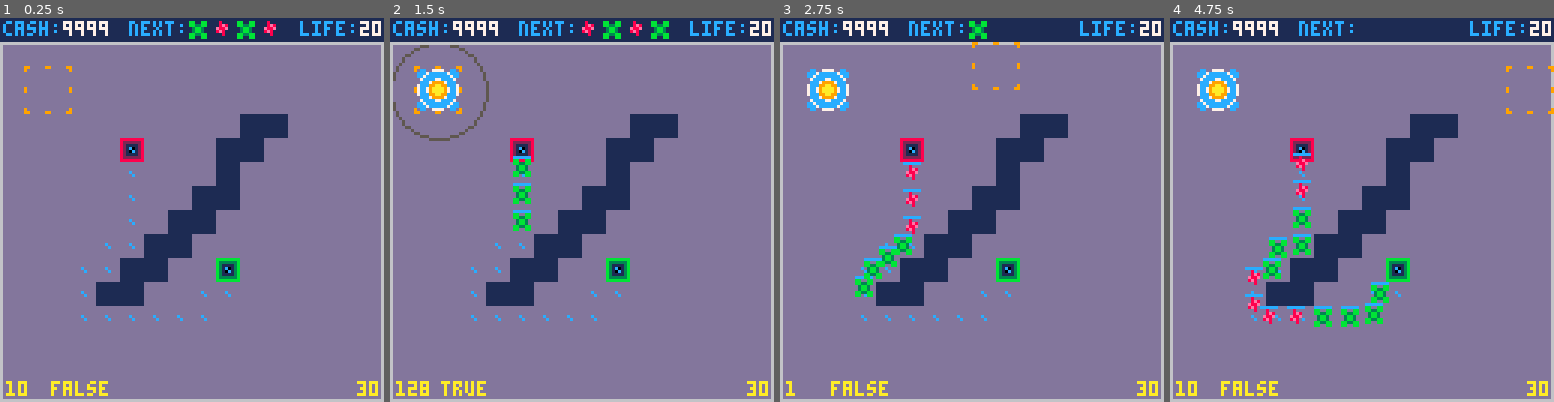
Above: before the commit, frames 1-4 (left to right).
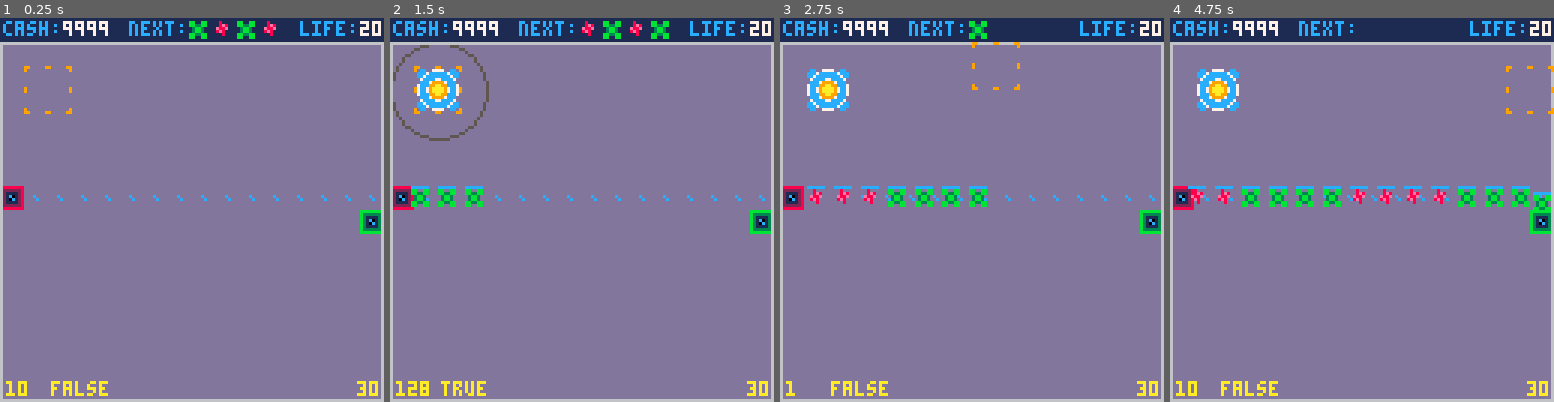
Above: after the commit, the same moments.

Repository: langchr86/pico-bubble-towers
Game: PICO-8 cartridge pico-proto.p8
Two runs of this game, one before a commit and one after it. Both use one fixed random seed, a clock stepped at 60 frames per second and the inputs below.
Inputs:
- Up to frame 1 (0.25 s): no input
- Up to frame 2 (1.5 s): tap X (X key) at 0.33, 1.07 s; tap O (Z key) at 0.7 s
- Up to frame 3 (2.75 s): hold Right 1.6-2.1 s; tap O (Z key) at 1.7, 2.1, 2.5 s; tap X (X key) at 1.85 s; hold Up 2.15-2.42 s; hold Right from 2.47 s (still down)
- Up to frame 4 (4.75 s): tap O (Z key) every 0.4 s from 2.9 to 4.5 s; tap X (X key) at 2.97, 4.08 s; release Right at 3.03 s; hold Left 3.08-3.58 s; hold Down 3.63-3.97 s; hold Right 4.02-4.68 s; hold Up from 4.73 s (still down)

The runs differ from the first frame. In frame 1, 7.7% of the frame differs, in the area x 0-100%, y 25-79%; in frame 2, 8.8%; in frame 3, 9.7%; in frame 4, 12%, in the area x 0-100%, y 25-81%.

Commit message:
do not allow to build on start/goal

Diff:
--- a/cursor.lua
+++ b/cursor.lua
@@ -49,7 +49,7 @@
 
 function Cursor:IsFree()
   local tile_pos = Point:New(self.pos.x / self.inc, self.pos.y / self.inc)
-  return Map:IsTileFree4(tile_pos)
+  return Map:CanBuildOnTile4(tile_pos)
 end
 
 function Cursor:Draw()
--- a/pico-proto.lua
+++ b/pico-proto.lua
@@ -12,7 +12,7 @@
   menu:Update()
 end
 
-map_index = 2
+map_index = 0
 Map:SetOffset(Point:New((map_index % kMapRowSize) * kMapSizeInTiles, (map_index \ kMapRowSize) * kMapSizeInTiles))
 
 wave_list = CreateWaveList(5)
--- a/pico-proto.p8
+++ b/pico-proto.p8
@@ -244,11 +244,11 @@
 020a0a0a0a0a0a0a0a0a0a0a0a0a0a04020a0a0a0a0a0a0a0a0a0a0a0a0a0a04020a0a0a0a110a0a0a09090a0a0a0a040000000000000000000000000000000000000000000000000000000000000000000000000000000000000000000000000000000000000000000000000000000000000000000000000000000000000000
 020a0a0a0a0a0a0a0a0a0a0a0a0a0a04020a0a0a0a0a0a0a0a0a0a0a0a0a0a04020a0a0a0a0a0a0a0a090a0a0a0a0a040000000000000000000000000000000000000000000000000000000000000000000000000000000000000000000000000000000000000000000000000000000000000000000000000000000000000000
 110a0a0a0a0a0a0a0a0a0a0a0a0a0a04020a0a0a0a0a0a0a0a0a0a0a0a0a0a04020a0a0a0a0a0a0a09090a0a0a0a0a040000000000000000000000000000000000000000000000000000000000000000000000000000000000000000000000000000000000000000000000000000000000000000000000000000000000000000
-020a0a0a0a0a0a0a0a0a0a0a0a0a0a12020a0a0a0a0a0a0a0a0a0a0a0a0a0a12020a0a0a0a0a0a09090a0a0a0a0a0a040000000000000000000000000000000000000000000000000000000000000000000000000000000000000000000000000000000000000000000000000000000000000000000000000000000000000000
+020a0a0a0a0a0a0a0a0a0a0a0a0a0a12020a0a0a0a0a0a0a0a0a0a0a0a0a0a04020a0a0a0a0a0a09090a0a0a0a0a0a040000000000000000000000000000000000000000000000000000000000000000000000000000000000000000000000000000000000000000000000000000000000000000000000000000000000000000
 020a0a0a0a0a0a0a0a0a0a0a0a0a0a04020a0a0a0a0a110a0a0a0a0a0a0a0a04020a0a0a0a0a09090a0a0a0a0a0a0a040000000000000000000000000000000000000000000000000000000000000000000000000000000000000000000000000000000000000000000000000000000000000000000000000000000000000000
 020a0a0a0a0a0a0a0a0a0a0a0a0a0a04020a0a0a0a0a0a0a0a0a0a0a0a0a0a04020a0a0a0a09090a0a120a0a0a0a0a040000000000000000000000000000000000000000000000000000000000000000000000000000000000000000000000000000000000000000000000000000000000000000000000000000000000000000
 020a0a0a0a0a0a0a0a0a0a0a0a0a0a04020a0a0a0a0a0a0a0a0a0a0a0a0a0a04020a0a0a09090a0a0a0a0a0a0a0a0a040000000000000000000000000000000000000000000000000000000000000000000000000000000000000000000000000000000000000000000000000000000000000000000000000000000000000000
-020a0a0a0a0a0a0a0a0a0a0a0a0a0a04020a0a0a0a0a0a0a0a0a0a0a0a0a0a04020a0a0a0a0a0a0a0a0a0a0a0a0a0a040000000000000000000000000000000000000000000000000000000000000000000000000000000000000000000000000000000000000000000000000000000000000000000000000000000000000000
+020a0a0a0a0a0a0a0a0a0a0a0a0a0a04020a0a0a0a0a0a0a0a0a0a0a120a0a04020a0a0a0a0a0a0a0a0a0a0a0a0a0a040000000000000000000000000000000000000000000000000000000000000000000000000000000000000000000000000000000000000000000000000000000000000000000000000000000000000000
 020a0a0a0a0a0a0a0a0a0a0a0a0a0a04020a0a0a0a0a0a0a0a0a0a0a0a0a0a04020a0a0a0a0a0a0a0a0a0a0a0a0a0a040000000000000000000000000000000000000000000000000000000000000000000000000000000000000000000000000000000000000000000000000000000000000000000000000000000000000000
 020a0a0a0a0a0a0a0a0a0a0a0a0a0a04020a0a0a0a0a0a0a0a0a0a0a0a0a0a04020a0a0a0a0a0a0a0a0a0a0a0a0a0a040000000000000000000000000000000000000000000000000000000000000000000000000000000000000000000000000000000000000000000000000000000000000000000000000000000000000000
 0503030303030303030303030303030605030303030303030303030303030306050303030303030303030303030303060000000000000000000000000000000000000000000000000000000000000000000000000000000000000000000000000000000000000000000000000000000000000000000000000000000000000000
--- a/session.lua
+++ b/session.lua
@@ -35,8 +35,8 @@
 function Session:SearchSpecialPoints()
   self:DrawMap()
 
-  for x=0,kMapSizeInTiles do
-    for y=0,kMapSizeInTiles do
+  for x=0,kMapSizeInTiles-1 do
+    for y=0,kMapSizeInTiles-1 do
       local tile_pos = Point:New(x, y)
       if Map:IsTileStart(tile_pos) then
         self.start = tile_pos
--- a/utils.lua
+++ b/utils.lua
@@ -30,11 +30,19 @@
   return not massive
 end
 
-function Map:IsTileFree4(tile_pos)
+function Map:CanBuildOnTile4(tile_pos)
   return self:IsTileFree(tile_pos)
   and self:IsTileFree(tile_pos + Point:New(1, 0))
   and self:IsTileFree(tile_pos + Point:New(0, 1))
   and self:IsTileFree(tile_pos + Point:New(1, 1))
+  and not self:IsTileStart(tile_pos)
+  and not self:IsTileStart(tile_pos + Point:New(1, 0))
+  and not self:IsTileStart(tile_pos + Point:New(0, 1))
+  and not self:IsTileStart(tile_pos + Point:New(1, 1))
+  and not self:IsTileGoal(tile_pos)
+  and not self:IsTileGoal(tile_pos + Point:New(1, 0))
+  and not self:IsTileGoal(tile_pos + Point:New(0, 1))
+  and not self:IsTileGoal(tile_pos + Point:New(1, 1))
 end
 
 function Map:IsTileStart(tile_pos)
